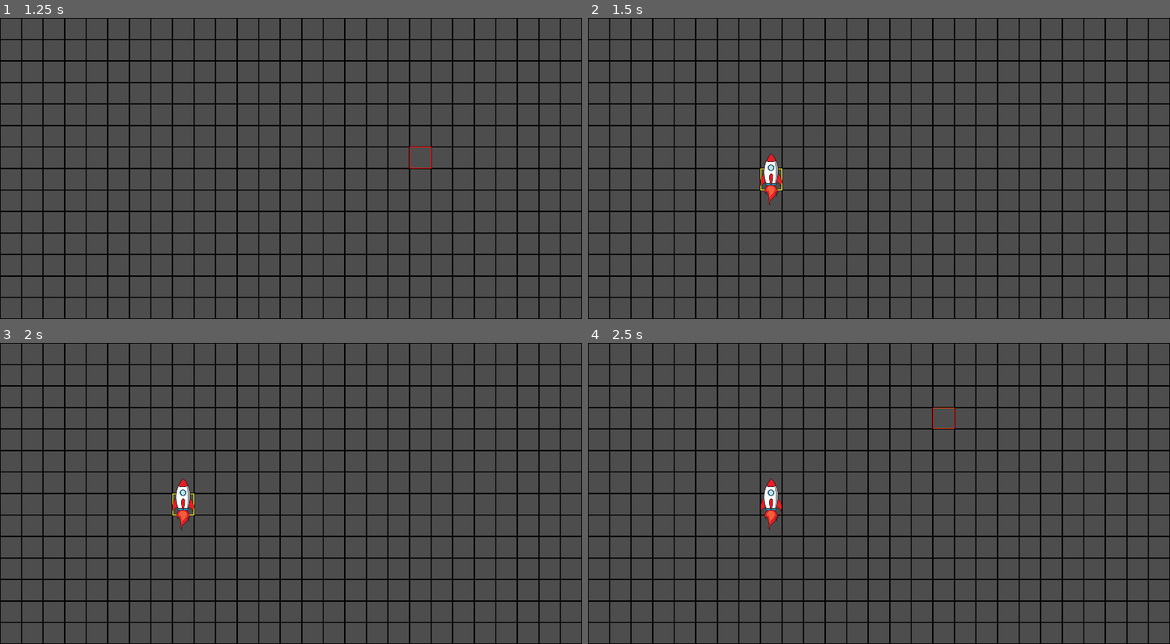
Above: before the commit, frames 1-4 (two rows, left to right).
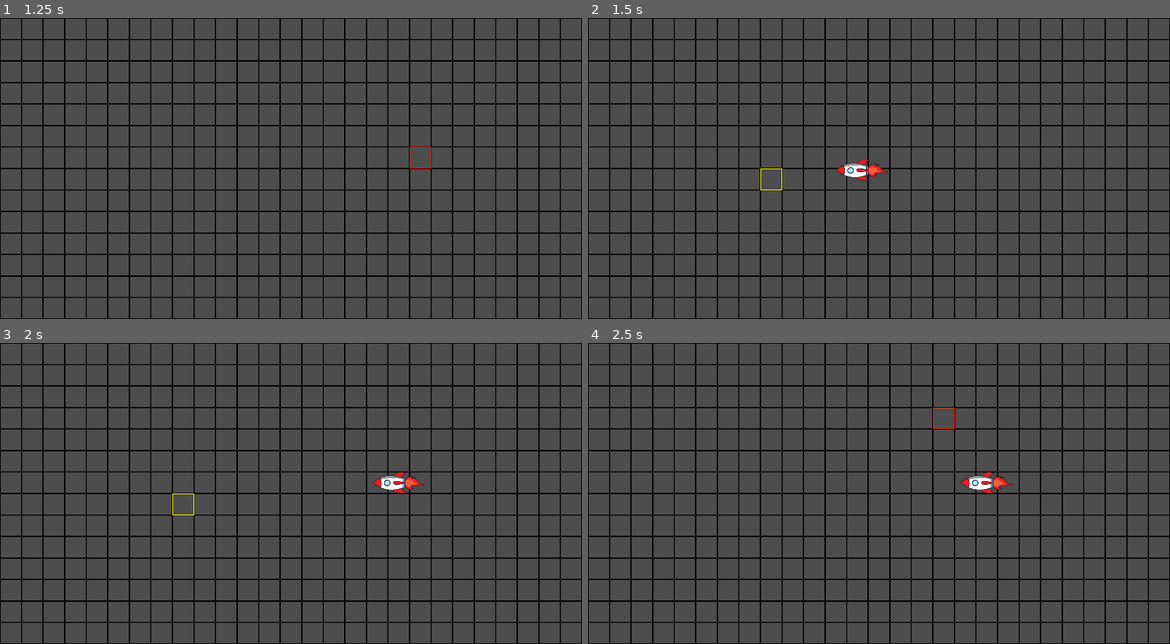
Above: after the commit, the same moments.

Repository: Equiel-1703/jogo-ExpPC
Game: Godot game, scene res://scenes/main.tscn
Same seed, same stepped clock (60 frames per second), same inputs: the game is played once before the commit and once after it.
Inputs (mouse positions are in pixels of both pictures, inside the frame that each line leads up to):
- Up to frame 1 (1.25 s): tap Enter at 0.5 s; move the mouse to (419, 153) at 0.52 s; press the mouse at (419, 153) at 0.53 s
- Up to frame 2 (1.5 s): tap Space at 1.25 s; move the mouse to (762, 183) at 1.27 s; release the mouse at (762, 183) at 1.28 s; click (762, 183) at 1.35 s
- Up to frame 3 (2 s): no input
- Up to frame 4 (2.5 s): move the mouse to (937, 427) at 2.02 s; press the mouse at (937, 427) at 2.03 s

Frame 1 is identical in both runs. In frame 2, 0.7% of the frame differs, in the area x 29-52%, y 44-63%; in frame 3, 0.7%, in the area x 29-73%, y 42-63%; in frame 4, 0.7%.

Commit message:
Fixed line bugs and improved rocket

Diff:
--- a/scripts/main_map.gd
+++ b/scripts/main_map.gd
@@ -42,6 +42,7 @@
 		line_from = map_to_local(mouse_coord)
 		last_mouse_coord = line_from
 		%PathLine.add_point(line_from)
+		path_commands_answer.clear()
 
 	if Input.is_action_pressed("LeftClick"):
 		mouse_coord = map_to_local(mouse_coord)
@@ -50,8 +51,45 @@
 			var x_diff = mouse_coord.x - last_mouse_coord.x
 			var y_diff = mouse_coord.y - last_mouse_coord.y
 
+			print("x_diff: ", x_diff, " y_diff: ", y_diff)
+
+			# Detecting vertical movement missing (drag mouse too fast)
+			if abs(y_diff) > tile_size:
+				print("Vertical movement detected")
+				var steps:int = abs(y_diff) / tile_size
+				var middle_point: Vector2
+
+				for i in range(steps):
+					var new_y = last_mouse_coord.y + (tile_size if y_diff > 0 else -tile_size)
+					var new_x = last_mouse_coord.x
+					middle_point = Vector2(new_x, new_y)
+					# Add the new point to the path commands
+					path_commands_answer.append(PathProcessor.determine_direction(last_mouse_coord, middle_point))
+					# Add the new point to the path line
+					%PathLine.add_point(middle_point)
+					# Update the last mouse coord
+					last_mouse_coord = middle_point
+
+			# Detecting horizontal movement missing (drag mouse too fast)
+			if abs(x_diff) > tile_size:
+				print("Horizontal movement detected")
+				var steps:int = abs(x_diff) / tile_size
+				var middle_point: Vector2
+
+				for i in range(steps):
+					var new_x = last_mouse_coord.x + (tile_size if x_diff > 0 else -tile_size)
+					var new_y = last_mouse_coord.y
+					middle_point = Vector2(new_x, new_y)
+					# Add the new point to the path commands
+					path_commands_answer.append(PathProcessor.determine_direction(last_mouse_coord, middle_point))
+					# Add the new point to the path line
+					%PathLine.add_point(middle_point)
+					# Update the last mouse coord
+					last_mouse_coord = middle_point
+
 			# Detecting diagonal movement
 			if abs(x_diff) == tile_size and abs(y_diff) == tile_size:
+				print("Diagonal movement detected")
 				# Now we need to add a point in the middle of the two points
 				var middle_point: Vector2 = mouse_coord
 				if x_diff > 0:
@@ -63,13 +101,22 @@
 				path_commands_answer.append(PathProcessor.determine_direction(last_mouse_coord, middle_point))
 				# Add the middle point to the path line
 				%PathLine.add_point(middle_point)
+				# Add the last point (mouse coord) to the path commands
+				path_commands_answer.append(PathProcessor.determine_direction(middle_point, mouse_coord))
+				# Add the last point (mouse coord) to the path line
+				%PathLine.add_point(mouse_coord)
+				# Update the last mouse coord
+				last_mouse_coord = mouse_coord
 
-			# Add the new point to the path commands
-			path_commands_answer.append(PathProcessor.determine_direction(last_mouse_coord, mouse_coord))
-			# Add the new point to the path line
-			%PathLine.add_point(mouse_coord)
-			# Update the last mouse coord
-			last_mouse_coord = mouse_coord
+			# Single point movement
+			elif abs(x_diff) == tile_size or abs(y_diff) == tile_size:
+				print("Single point movement detected")
+				# Add the new point to the path commands
+				path_commands_answer.append(PathProcessor.determine_direction(last_mouse_coord, mouse_coord))
+				# Add the new point to the path line
+				%PathLine.add_point(mouse_coord)
+				# Update the last mouse coord
+				last_mouse_coord = mouse_coord
 
 	if Input.is_action_just_released("LeftClick"):
 		draw_state = false
--- a/scripts/rocket.gd
+++ b/scripts/rocket.gd
@@ -4,10 +4,8 @@
 
 @onready var tile_size = %MainMap.tile_size
 
-const MOVE_SPEED = 0.4
-const PAUSE_BETWEEN_MOVES = 3.0
+const MOVE_SPEED = 1.0
 
-var in_between_timer:Timer
 var commands_to_process:Array
 var execute_flag:bool
 
@@ -15,46 +13,50 @@
 	self.visible = false
 	execute_flag = false
 
-	in_between_timer = Timer.new()
-	in_between_timer.one_shot = true
-	in_between_timer.wait_time = PAUSE_BETWEEN_MOVES
-	add_child(in_between_timer)
-
 func set_start_position(start_pos:Vector2) -> void:
 	self.position = start_pos
 	self.visible = true
 
+var destination_pos:Vector2
+var t:float = 0.0
+
 func execute_move_commands(commands:Array) -> void:
 	commands_to_process = commands
-	execute_flag = true
+	execute_next_command()
+
+func execute_next_command() -> void:
+	if commands_to_process.size() > 0:
+		var command = commands_to_process.pop_front()
+		destination_pos = self.position
+
+		match command:
+				PathProcessor.MOVES.UP:
+					destination_pos += Vector2(0, -tile_size)
+					self.rotation_degrees = 0
+				PathProcessor.MOVES.DOWN:
+					destination_pos += Vector2(0, tile_size)
+					self.rotation_degrees = 180
+				PathProcessor.MOVES.LEFT:
+					destination_pos += Vector2(-tile_size, 0)
+					self.rotation_degrees = 270
+				PathProcessor.MOVES.RIGHT:
+					destination_pos += Vector2(tile_size, 0)
+					self.rotation_degrees = 90
+
+		t = 0.0
+		execute_flag = true
+
+	else:
+		move_completed.emit()
 
 func _physics_process(delta):
 	if execute_flag:
-		if commands_to_process.size() > 0:
-			var command = commands_to_process.pop_front()
-			var destination_pos = self.position
-			var t:float = 0.0
+		if t < 0.5:
+			t += MOVE_SPEED * delta
 
-			match command:
-				PathProcessor.MOVES.UP:
-					destination_pos += Vector2(0, -tile_size)
-				PathProcessor.MOVES.DOWN:
-					destination_pos += Vector2(0, tile_size)
-				PathProcessor.MOVES.LEFT:
-					destination_pos += Vector2(-tile_size, 0)
-				PathProcessor.MOVES.RIGHT:
-					destination_pos += Vector2(tile_size, 0)
-
-			while t < 0.9:
-				t += MOVE_SPEED * delta
-
-				print(t)
-				print(self.position)
-				self.position = self.position.lerp(destination_pos, t)
-
-			# in_between_timer.start()
-			await get_tree().create_timer(PAUSE_BETWEEN_MOVES).timeout
-
+			self.position = self.position.lerp(destination_pos, t)
+			print(t)
+			print(self.position)
 		else:
 			execute_flag = false
-			move_completed.emit()
+			execute_next_command()
